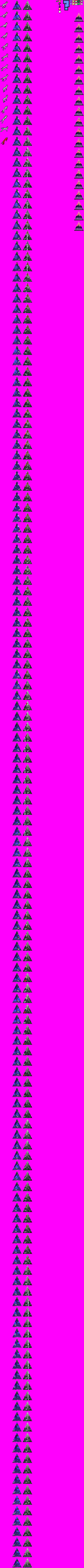
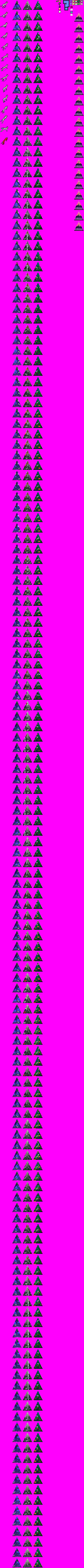
Two versions of the same layered image (84x1568). Layer-by-layer changes:
added layer "selection_previewriffer" above "selection_previewwizard" over [33, 0, 43, 1568]
painted on "selection_previewwizard" over [22, 0, 33, 1568]
painted on "selection_previewdj" over [12, 0, 22, 1568]
added layer "selection_triggers" above "selection_previewtutorial" over [70, 6, 73, 16]
painted on "selection_previewtutorial" over [73, 12, 84, 231]
painted on "selection_stats" over [58, 0, 61, 13]
painted on "selection_bigquestion" over [62, 0, 70, 11]
painted on "selection_icon_question" over [69, 0, 72, 6]
painted on "selection_icon_riffer" over [71, 0, 75, 6]
painted on "selection_icon_wizard" over [74, 0, 78, 6]
painted on "selection_icon_dj" over [77, 0, 80, 6]
painted on "selection_icon_horse" over [79, 0, 83, 6]
painted on "selection_3dhorse" over [0, 1, 9, 145]
